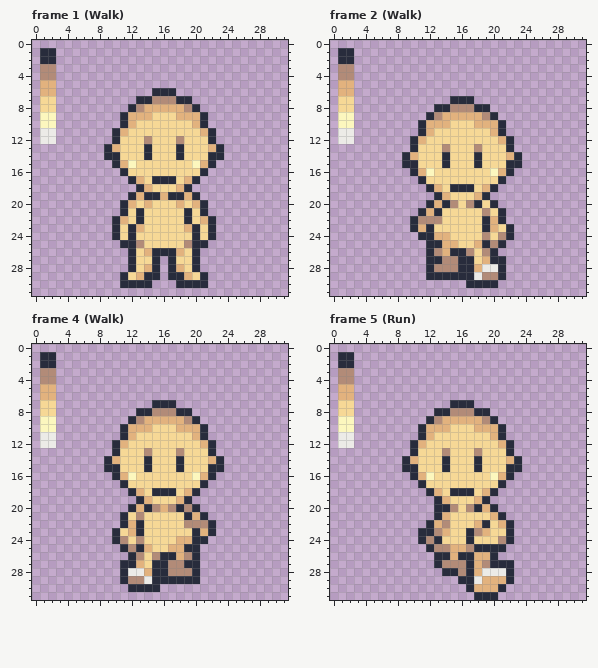
Pixel-art file -- public/assets/sprites/project_file/char_def_b_male_all.aseprite. The picture above is the old version.
32x32 pixels, 9 frames. Shown: frame 1 (Walk), frame 2 (Walk), frame 4 (Walk), frame 5 (Run). The commit also changed other frames, which this record leaves out.
The same view after the edit:
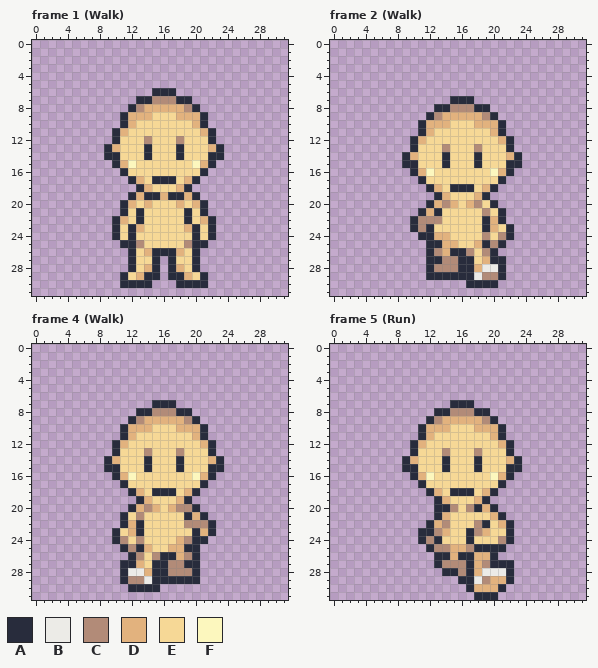
Palette (. is transparent): A #282c3c  B #ecebe7  C #b28b78  D #e2b27e  E #f6d896  F #fcf7be
Edits made:
layer "Pallette" now hidden
Changed rows in their new state; - is an unchanged pixel.
Frame 1 (Walk):
first column x 1:
 1 ..
 2 ..
 3 ..
 4 ..
 5 ..
 6 ..
 7 ..
 8 ..
 9 ..
10 ..
11 ..
12 ..
Frame 2 (Walk):
first column x 1:
 1 ..
 2 ..
 3 ..
 4 ..
 5 ..
 6 ..
 7 ..
 8 ..
 9 ..
10 ..
11 ..
12 ..
first column x 11:
20 ---CD-DC
23 C-------
Frame 4 (Walk):
first column x 1:
 1 ..
 2 ..
 3 ..
 4 ..
 5 ..
 6 ..
 7 ..
 8 ..
 9 ..
10 ..
11 ..
12 ..
first column x 14:
20 CDEDC
first column x 19:
24 C
Frame 5 (Run):
first column x 1:
 1 ..
 2 ..
 3 ..
 4 ..
 5 ..
 6 ..
 7 ..
 8 ..
 9 ..
10 ..
11 ..
12 ..
first column x 18:
22 C
first column x 19:
29 C
